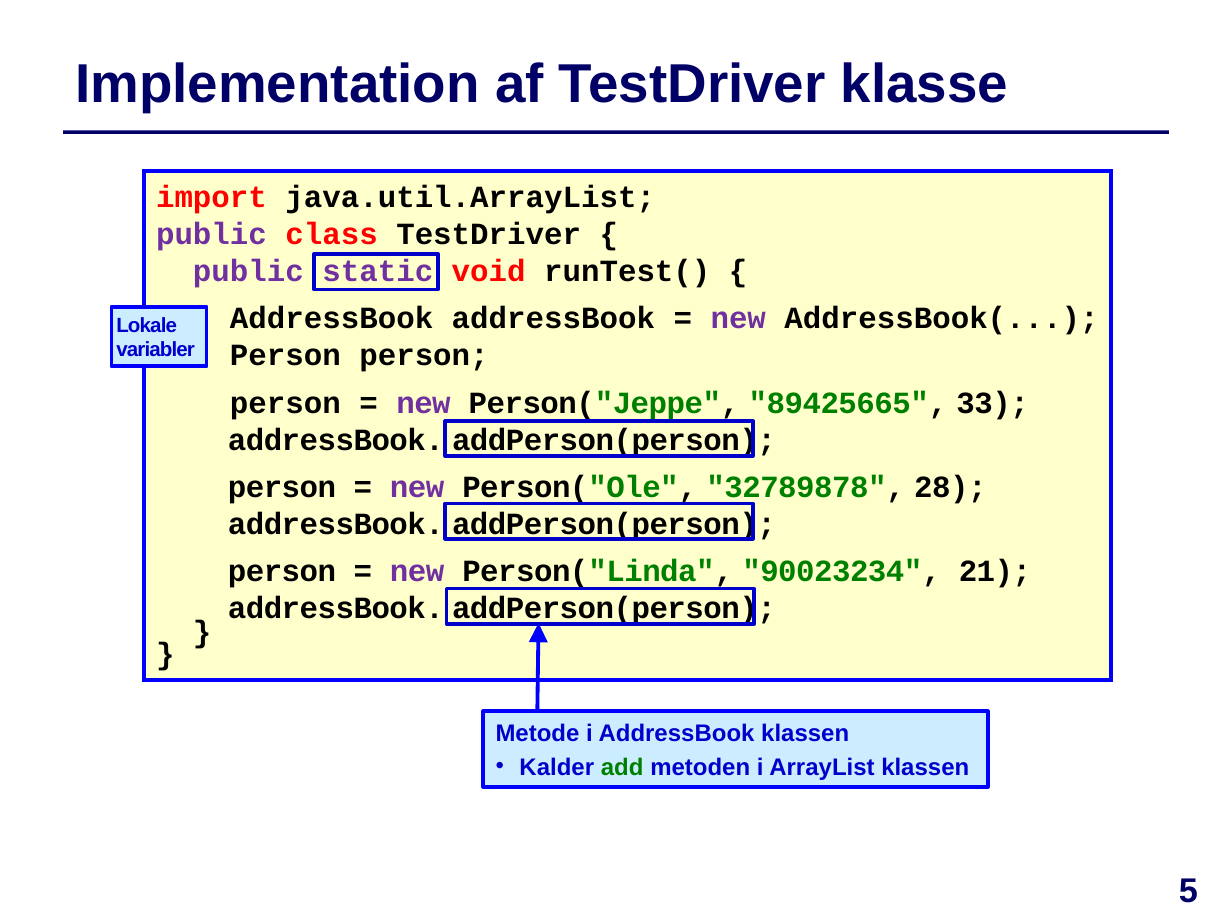
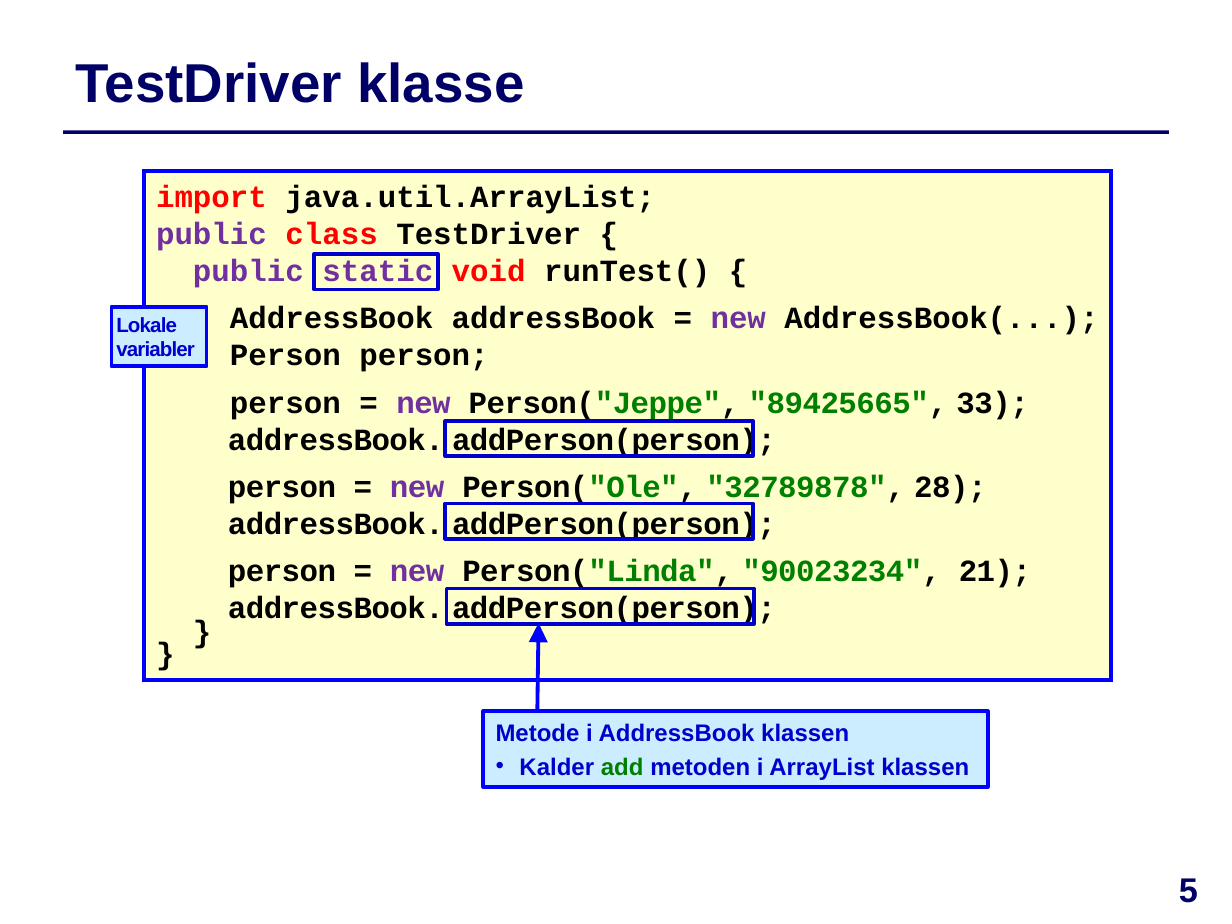
Before and after one commit to IntProgAU/Materiale, a slide deck: slide 5 of web/e24/uge_3a/Slides-Uge3-Mandag.pptx. Drawn at 1232x924 pixels with LibreOffice and Linux fonts; fonts in the diff are those of the drawing. Boxes give left, top, right and bottom in pixels: in the first picture for what was removed or moved away, otherwise in the second. Text is boxed around its words. In the diff, an @@ line names an element or a change of style, - is before the commit and + after.

```diff
--- a/web/e24/uge_3a/Slides-Uge3-Mandag.pptx
+++ b/web/e24/uge_3a/Slides-Uge3-Mandag.pptx
@@ title at [75,62,524,103]: text changed @@
-Implementation af TestDriver klasse
+TestDriver klasse
```
Also in this commit, not shown: 2 other slides changed, 3 other files.
